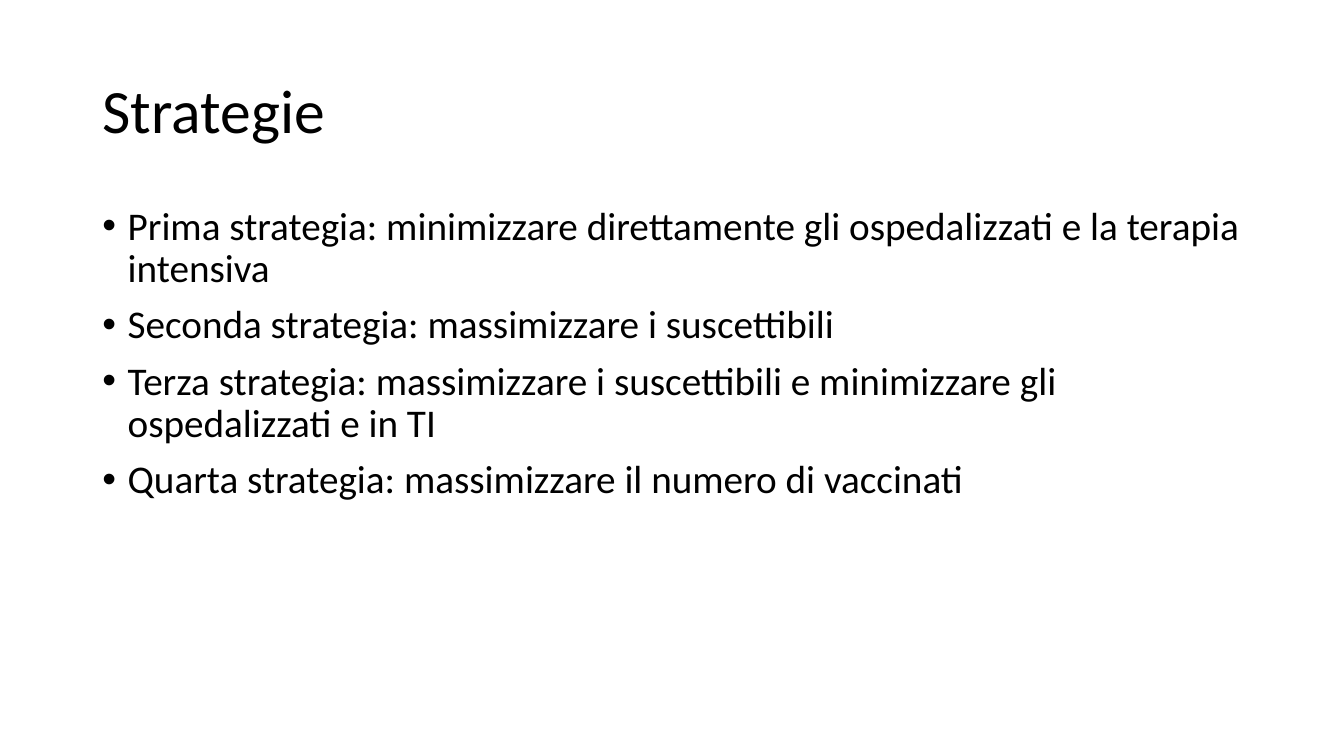
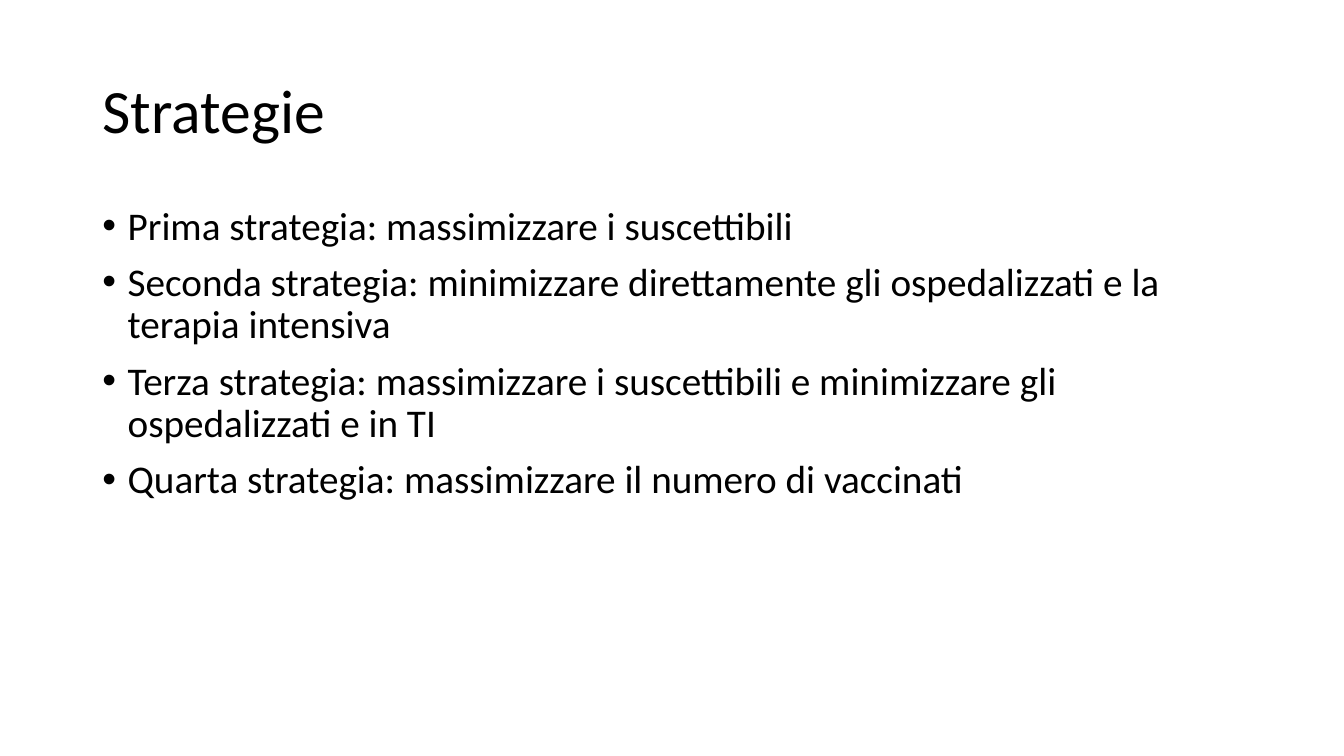
Before and after one commit to spbisc97/covid-optimal-control, a slide deck: slide 9 of PowerPoint/Optimal control strategies to prevent the hospital beds collapse during COVID-19 outbreak.pptx. Drawn at 1344x756 pixels with LibreOffice and Linux fonts; fonts in the diff are those of the drawing. Boxes give left, top, right and bottom in pixels: in the first picture for what was removed or moved away, otherwise in the second. Text is boxed around its words. In the diff, an @@ line names an element or a change of style, - is before the commit and + after.

```diff
--- a/PowerPoint/Optimal control strategies to prevent the hospital beds collapse during COVID-19 outbreak.pptx
+++ b/PowerPoint/Optimal control strategies to prevent the hospital beds collapse during COVID-19 outbreak.pptx
@@ text at box(128, 212, 1160, 345): text changed @@
-• Prima strategia: minimizzare direttamente gli ospedalizzati e la terapia intensiva
-• Seconda strategia: massimizzare i suscettibili
+• Prima strategia: massimizzare i suscettibili
+• Seconda strategia: minimizzare direttamente gli ospedalizzati e la terapia intensiva
```
Also in this commit, not shown: 2 other slides changed, 9 other files.
